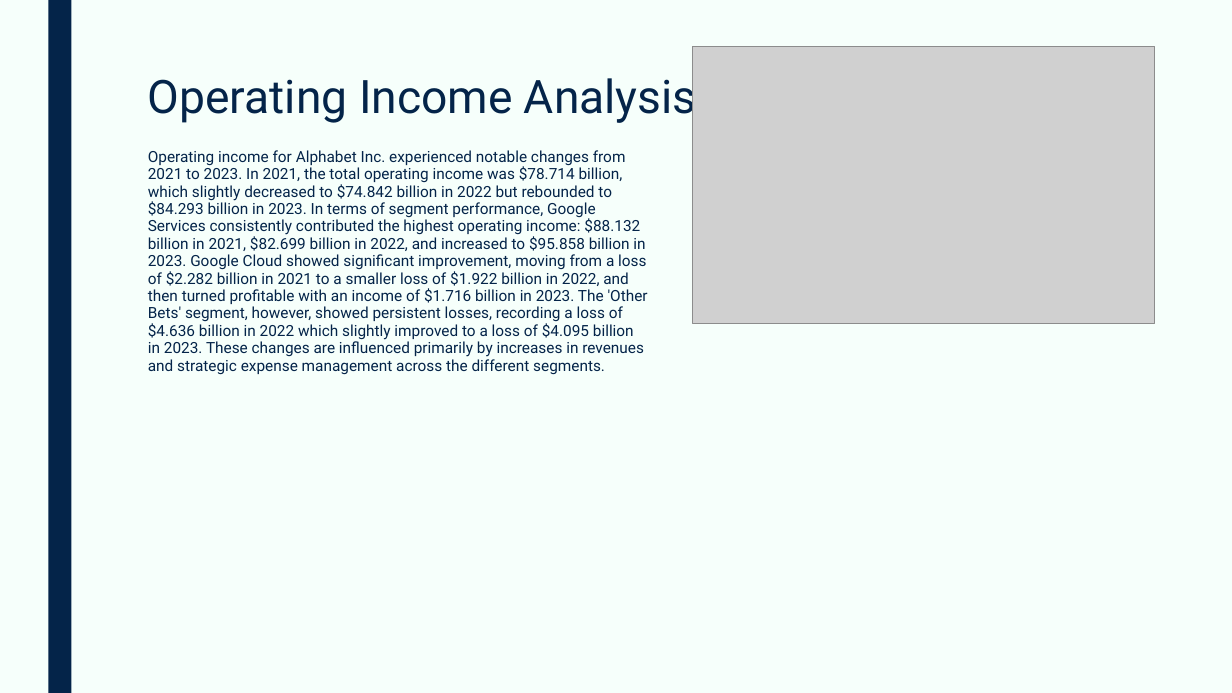
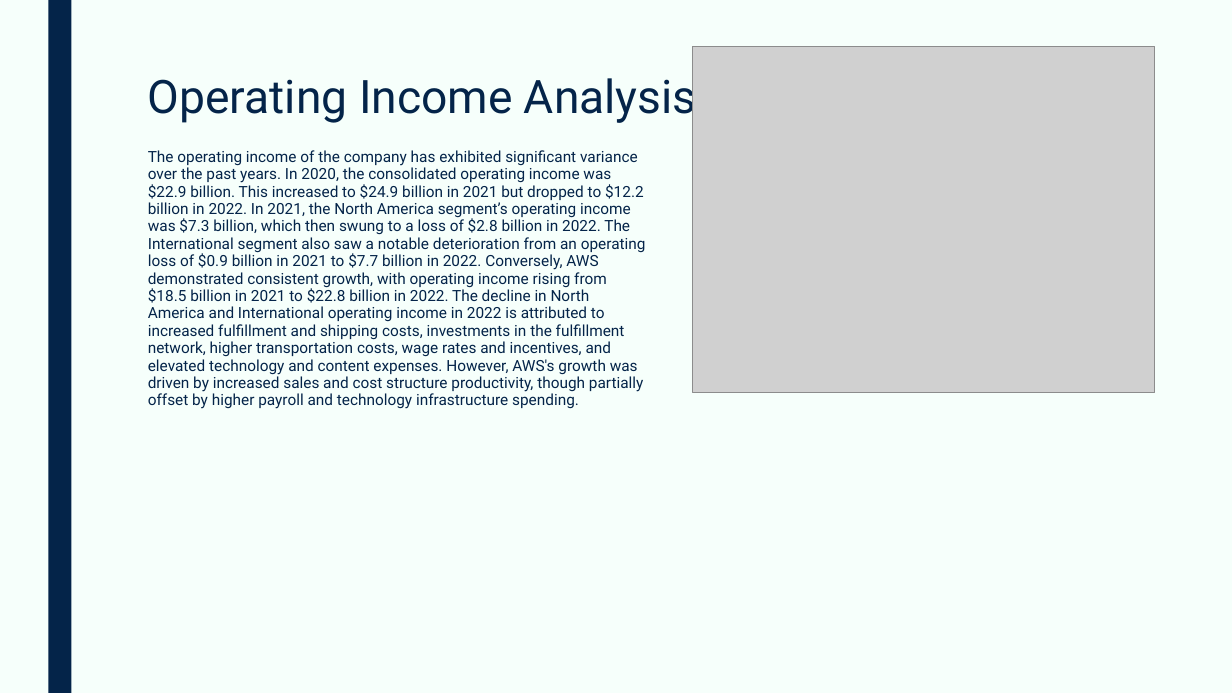
Before and after one commit to devangovind/AMUCLDISS, a slide deck: slide 3 of fastapi-backend/pres/output.pptx. Drawn at 1232x693 pixels with LibreOffice and Linux fonts; fonts in the diff are those of the drawing; grey boxes stand for pictures. Boxes give left, top, right and bottom in pixels: in the first picture for what was removed or moved away, otherwise in the second. Text is boxed around its words. In the diff, an @@ line names an element or a change of style, - is before the commit and + after.

```diff
--- a/fastapi-backend/pres/output.pptx
+++ b/fastapi-backend/pres/output.pptx
@@ picture: place and size @@
-picture at box(693, 46, 1155, 323)
+picture at box(693, 46, 1155, 393)
@@ text at box(148, 150, 646, 409): text changed @@
-Operating income for Alphabet Inc. experienced notable changes from 2021 to 2023. In 2021, the total operating income was $78.714 billion, which slightly decreased to $74.842 billion in 2022 but rebounded to $84.293 billion in 2023. In terms of segment performance, Google Services consistently contributed the highest operating income: $88.132 billion in 2021, $82.699 billion in 2022, and increased to $95.858 billion in 2023. Google Cloud showed significant improvement, moving from a loss of $2.282 billion in 2021 to a smaller loss of $1.922 billion in 2022, and then turned profitable with an income of $1.716 billion in 2023. The 'Other Bets' segment, however, showed persistent losses, recording a loss of $4.636 billion in 2022 which slightly improved to a loss of $4.095 billion in 2023. These changes are influenced primarily by increases in revenues and strategic expense management across the different segments.
+The operating income of the company has exhibited significant variance over the past years. In 2020, the consolidated operating income was $22.9 billion. This increased to $24.9 billion in 2021 but dropped to $12.2 billion in 2022. In 2021, the North America segment’s operating income was $7.3 billion, which then swung to a loss of $2.8 billion in 2022. The International segment also saw a notable deterioration from an operating loss of $0.9 billion in 2021 to $7.7 billion in 2022. Conversely, AWS demonstrated consistent growth, with operating income rising from $18.5 billion in 2021 to $22.8 billion in 2022. The decline in North America and International operating income in 2022 is attributed to increased fulfillment and shipping costs, investments in the fulfillment network, higher transportation costs, wage rates and incentives, and elevated technology and content expenses. However, AWS's growth was driven by increased sales and cost structure productivity, though partially offset by higher payroll and technology infrastructure spending.
```
Also in this commit, not shown: 4 other slides changed, 1 other file.
